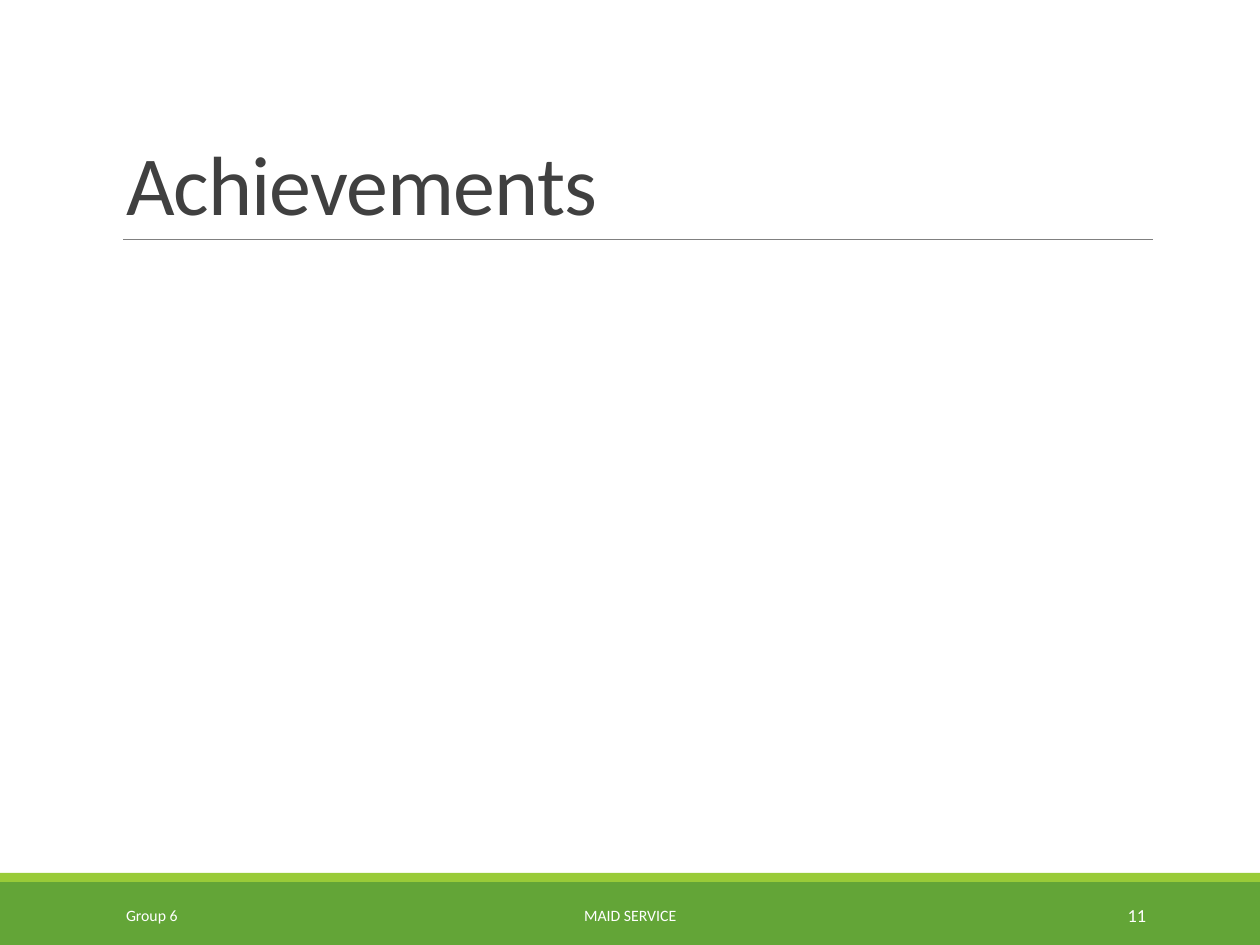
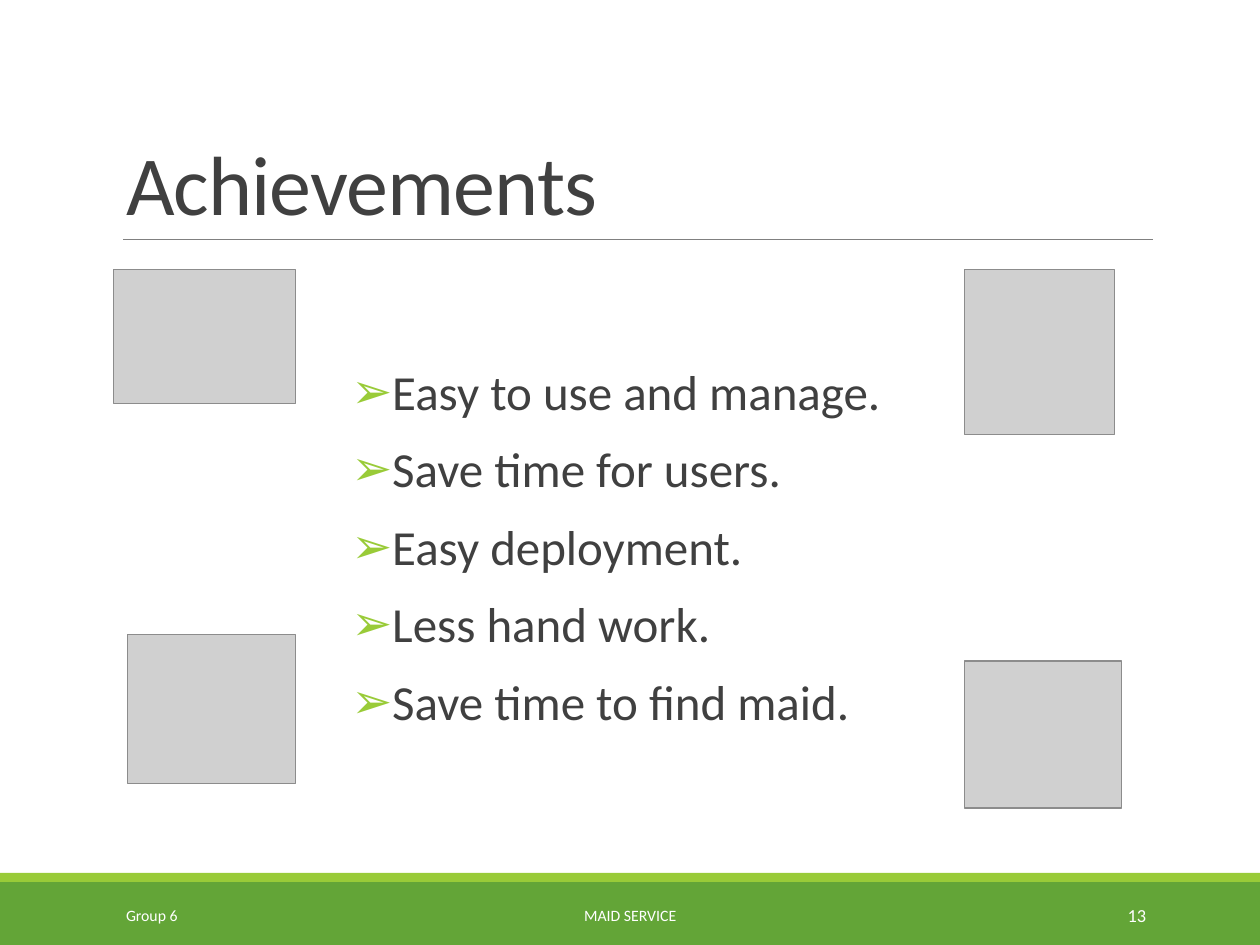
Before and after one commit to TuanBT/ms-website, a slide deck: slide 13 of Presentation/MS_Slide.pptx (slide 11 before the commit). Drawn at 1260x945 pixels with LibreOffice and Linux fonts; fonts in the diff are those of the drawing; grey boxes stand for pictures. Boxes give left, top, right and bottom in pixels: in the first picture for what was removed or moved away, otherwise in the second. Text is boxed around its words. In the diff, an @@ line names an element or a change of style, - is before the commit and + after.

```diff
--- a/Presentation/MS_Slide.pptx
+++ b/Presentation/MS_Slide.pptx
@@ picture added at bbox=[113, 270, 295, 403] @@
@@ picture added at bbox=[965, 270, 1115, 435] @@
@@ text added at bbox=[392, 376, 880, 721], 28 pt, text #404040 @@
+➢ Easy to use and manage.
+➢ Save time for users.
+➢ Easy deployment.
+➢ Less hand work.
+➢ Save time to find maid.
@@ picture added at bbox=[127, 635, 295, 784] @@
@@ picture added at bbox=[965, 662, 1121, 809] @@
@@ page number at bbox=[1128, 910, 1147, 922]: text changed @@
-11
+13
```
Also in this commit, not shown: 9 other slides changed, 3 slides added, 1 slide removed.
